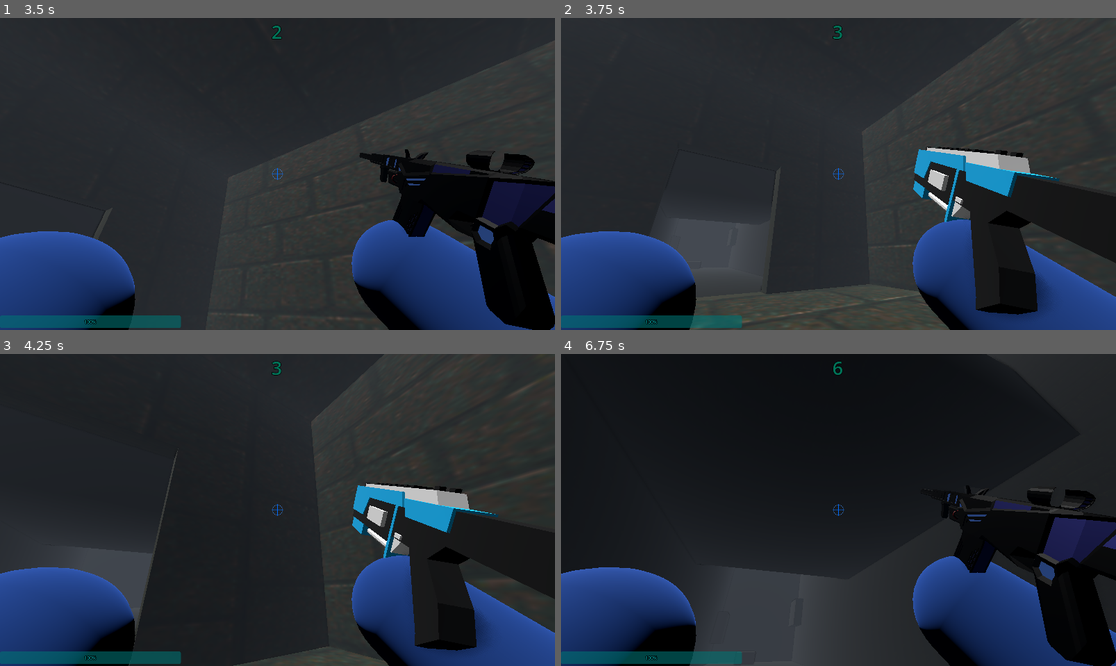
Above: before the commit, frames 1-4 (two rows, left to right).
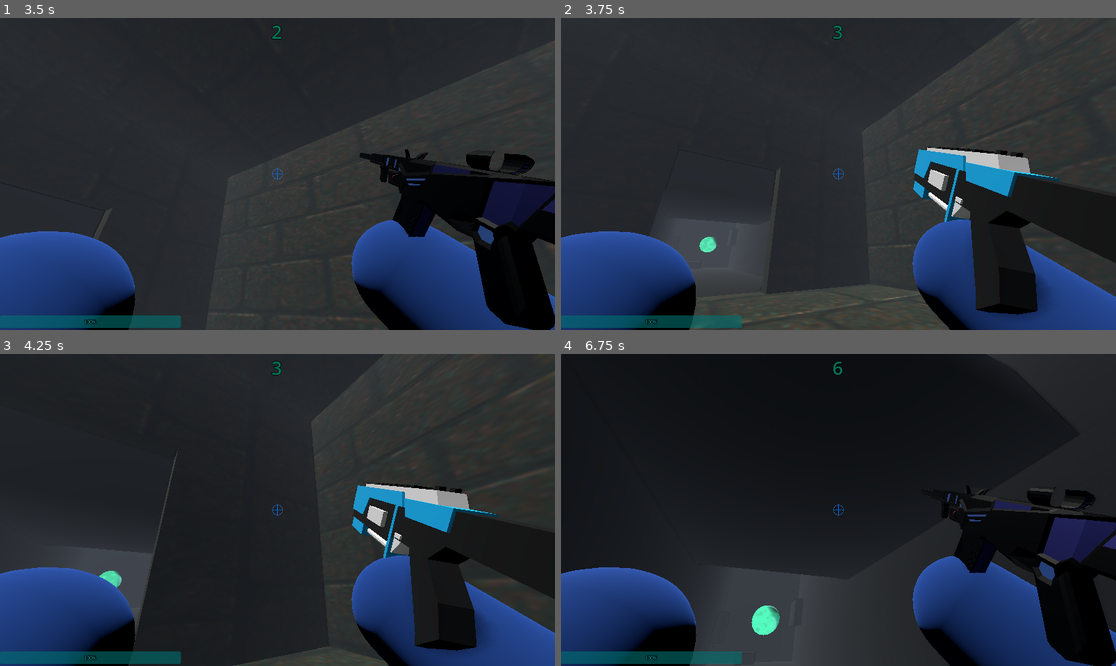
Above: after the commit, the same moments.

Repository: IDoTweaks/the-way-to-teal-just-kill-
Game: Godot game, scene res://Scenes/mainMenu.tscn
Same seed, same stepped clock (60 frames per second), same inputs: the game is played once before the commit and once after it.
Inputs (mouse positions are in pixels of both pictures, inside the frame that each line leads up to):
- Up to frame 1 (3.5 s): click "START" at 0.5 s; tap Enter at 1.25 s; move the mouse to (305, 174) at 1.27 s; hold W (forward) from 1.28 s (still down); tap Space (jump) at 1.35, 1.52, 1.82, 2.27, 2.3, 2.57, 3.05 s; move the mouse to (249, 174) at 2.02 s; tap Shift (dash) at 2.1 s; move the mouse to (288, 167) at 2.77 s; tap 1 (gun1) at 2.85 s
- Up to frame 2 (3.75 s): keep holding W (forward); move the mouse to (832, 180) at 3.52 s; tap 2 (gun2) at 3.6 s
- Up to frame 3 (4.25 s): keep holding W (forward); tap Space (jump) at 3.77, 3.8, 4.07 s
- Up to frame 4 (6.75 s): move the mouse to (877, 513) at 4.27 s; tap Mouse wheel up (scrollUp) at 4.35 s; tap Space (jump) at 4.52, 4.55, 4.82, 5.27, 5.3, 5.57, 6.05 s; move the mouse to (794, 506) at 5.02 s; click (794, 506) at 5.1 s; move the mouse to (844, 510) at 5.77 s; hold Ctrl (slide) 5.78-6.53 s; move the mouse to (816, 503) at 6.52 s; release W (forward) at 6.53 s; hold D (right) from 6.53 s (still down); tap Alt at 6.6 s

Frame 1 is identical in both runs. In frame 2, 0.1% of the frame differs, in the area x 24-29%, y 70-76%; in frame 3, 0.1%; in frame 4, 0.4%, in the area x 34-40%, y 80-91%.

Commit message:
adds a jump orb that lets the player "boost" u[

Diff:
--- /dev/null
+++ b/ObjectScenes/jumpOrb.tscn
@@ -0,0 +1,41 @@
+[gd_scene format=3 uid="uid://du4s8p1pljnlb"]
+
+[ext_resource type="Script" uid="uid://c3is8j5emg438" path="res://Scripts/jump_orb.gd" id="1_vhy25"]
+[ext_resource type="Shader" uid="uid://dvtrpkg23hsor" path="res://shaders/finishOrb.gdshader" id="2_ry63l"]
+
+[sub_resource type="ShaderMaterial" id="ShaderMaterial_d2j6h"]
+render_priority = 0
+shader = ExtResource("2_ry63l")
+shader_parameter/core_color = Color(0.03, 0.18, 0.13, 1)
+shader_parameter/mid_color = Color(0.11, 0.62, 0.46, 1)
+shader_parameter/rim_color = Color(0.3, 1, 0.75, 1)
+shader_parameter/wisp_color = Color(0.15, 0.65, 1, 1)
+shader_parameter/arrow_color = Color(0.7, 1, 1, 1)
+shader_parameter/swirl_speed = 0.6
+shader_parameter/rise_speed = 2.5
+shader_parameter/pulse_speed = 1.5
+shader_parameter/pulse_strength = 0.25
+shader_parameter/band_count = 5.0
+shader_parameter/chevron_count = 7.0
+shader_parameter/chevron_strength = 0.6
+shader_parameter/rim_power = 2.5
+shader_parameter/noise_scale = 6.0
+shader_parameter/distort_strength = 0.08
+
+[sub_resource type="SphereMesh" id="SphereMesh_oybyt"]
+material = SubResource("ShaderMaterial_d2j6h")
+
+[sub_resource type="SphereShape3D" id="SphereShape3D_dlgab"]
+
+[node name="JumpOrb" type="Node3D" unique_id=1930821478]
+script = ExtResource("1_vhy25")
+
+[node name="MeshInstance3D" type="MeshInstance3D" parent="." unique_id=2036454828]
+mesh = SubResource("SphereMesh_oybyt")
+
+[node name="jump area" type="Area3D" parent="." unique_id=2138442051]
+
+[node name="CollisionShape3D" type="CollisionShape3D" parent="jump area" unique_id=318815351]
+shape = SubResource("SphereShape3D_dlgab")
+
+[connection signal="body_entered" from="jump area" to="." method="_on_jump_area_body_entered"]
--- a/Scenes/level1.tscn
+++ b/Scenes/level1.tscn
@@ -9,6 +9,7 @@
 [ext_resource type="PackedScene" uid="uid://bo37d1e2o4rkn" path="res://ObjectScenes/finishOrb.tscn" id="4_2a60c"]
 [ext_resource type="PackedScene" uid="uid://d8bt3lb3ds60" path="res://ObjectScenes/navigationCalculation.tscn" id="4_lyd6k"]
 [ext_resource type="PackedScene" uid="uid://cna3205ggf26a" path="res://ObjectScenes/playerGhost.tscn" id="9_jgkgd"]
+[ext_resource type="PackedScene" uid="uid://du4s8p1pljnlb" path="res://ObjectScenes/jumpOrb.tscn" id="10_bs12r"]
 
 [sub_resource type="ConcavePolygonShape3D" id="ConcavePolygonShape3D_c5erv"]
 data = PackedVector3Array(-7.5, -0.5, -6.5, -7.5, 7.5, -6.5, -7.5, -0.5, 6.5, -7, 0, -5.5, -7, 0, 5.5, -7, 7, -5.5, -7. …(1698 unchanged characters)…
@@ -234,8 +235,13 @@
 
 [node name="FinishOrb" parent="." unique_id=1930821478 node_paths=PackedStringArray("player") instance=ExtResource("4_2a60c")]
 transform = Transform3D(1, 0, 0, 0, 1, 0, 0, 0, 1, 21.798532, 10.544792, -6.048655)
-toLevel = 2
 player = NodePath("../Player")
 
 [node name="Player2" parent="." unique_id=292085399 instance=ExtResource("9_jgkgd")]
 transform = Transform3D(1, 0, 0, 0, 1, 0, 0, 0, 1, 0, 2.26, 0)
+
+[node name="JumpOrb" parent="." unique_id=2076773349 instance=ExtResource("10_bs12r")]
+transform = Transform3D(1, 0, 0, 0, 1, 0, 0, 0, 1, 16.040392, 1.7405822, 0.41292906)
+
+[node name="JumpOrb2" parent="." unique_id=754474650 instance=ExtResource("10_bs12r")]
+transform = Transform3D(1, 0, 0, 0, 1, 0, 0, 0, 1, 16.775013, 6.0973196, 0.41292906)
--- /dev/null
+++ b/Scripts/jump_orb.gd
@@ -0,0 +1,22 @@
+extends Node3D
+
+@export var jumpForce: float = 14
+@export var cooldown: float = .4
+@export var keepHorizontal: bool = true
+var onCd := false
+
+func _on_jump_area_body_entered(body: Node3D) -> void:
+	if onCd:
+		return
+	if body.has_method("player"):
+		_launch(body)
+
+func _launch(body: Node3D) -> void:
+	onCd = true
+	if keepHorizontal:
+		body.velocity.y = jumpForce
+	else:
+		body.velocity = Vector3(0, jumpForce, 0)
+
+	await get_tree().create_timer(cooldown).timeout
+	onCd = false
--- a/shaders/finishOrb.gdshader
+++ b/shaders/finishOrb.gdshader
@@ -1,21 +1,24 @@
 shader_type spatial;
 render_mode blend_mix, depth_draw_always, cull_back, unshaded;
 
-uniform vec4 core_color : source_color = vec4(0.03, 0.18, 0.13, 1.0);
-uniform vec4 mid_color : source_color = vec4(0.11, 0.62, 0.46, 1.0);
-uniform vec4 rim_color : source_color = vec4(0.3, 1.0, 0.75, 1.0);
-uniform vec4 wisp_color : source_color = vec4(0.15, 0.65, 1.0, 1.0);
+uniform vec4 core_color : source_color = vec4(0.0, 0.15, 0.65, 1.0);    // saturated blue core
+uniform vec4 mid_color  : source_color = vec4(0.0, 0.40, 1.0, 1.0);     // pure bright blue body
+uniform vec4 rim_color  : source_color = vec4(0.4, 0.85, 1.0, 1.0);     // bright cyan rim
+uniform vec4 wisp_color : source_color = vec4(0.2, 0.95, 1.0, 1.0);     // electric cyan
+uniform vec4 arrow_color : source_color = vec4(0.7, 1.0, 1.0, 1.0);     // near-white cyan arrows
 
 uniform float swirl_speed : hint_range(0.0, 3.0) = 0.6;
-uniform float pulse_speed : hint_range(0.0, 5.0) = 1.5;
-uniform float pulse_strength : hint_range(0.0, 1.0) = 0.25;
-uniform float band_count : hint_range(2.0, 12.0) = 5.0;
+uniform float rise_speed : hint_range(0.0, 6.0) = 3.0;
+uniform float pulse_speed : hint_range(0.0, 5.0) = 2.2;
+uniform float pulse_strength : hint_range(0.0, 1.0) = 0.4;
+uniform float band_count : hint_range(2.0, 12.0) = 6.0;
+uniform float chevron_count : hint_range(2.0, 16.0) = 8.0;
+uniform float chevron_strength : hint_range(0.0, 1.0) = 1.0;
 uniform float rim_power : hint_range(0.5, 8.0) = 2.5;
 uniform float noise_scale : hint_range(1.0, 20.0) = 6.0;
 uniform float distort_strength : hint_range(0.0, 0.5) = 0.08;
 
 varying vec3 world_normal;
-varying vec3 view_dir;
 varying vec3 local_pos;
 
 float hash(vec3 p) {
@@ -23,7 +26,6 @@
 	p += dot(p, p.yzx + 19.19);
 	return fract((p.x + p.y) * p.z);
 }
-
 float noise(vec3 p) {
 	vec3 i = floor(p);
 	vec3 f = fract(p);
@@ -48,40 +50,47 @@
 void vertex() {
 	local_pos = VERTEX;
 	world_normal = NORMAL;
-	float pulse = 1.0 + sin(TIME * pulse_speed) * pulse_strength * 0.06;
+	float pulse = 1.0 + sin(TIME * pulse_speed) * pulse_strength * 0.08;
 	VERTEX *= pulse;
 }
 
 void fragment() {
 	vec3 n = normalize(world_normal);
 	vec3 v = normalize(VIEW);
-	view_dir = v;
 
 	float t = TIME * swirl_speed;
+	float rise = TIME * rise_speed;
+
 	vec3 swirl_pos = local_pos * noise_scale;
-	swirl_pos.xy += vec2(cos(t * 0.7), sin(t * 0.5)) * 1.5;
-	swirl_pos.yz += vec2(sin(t * 0.4), cos(t * 0.9)) * 1.2;
-
+	swirl_pos.xz += vec2(cos(t * 0.7), sin(t * 0.5)) * 1.5;
+	swirl_pos.y  -= rise;
 	float n1 = noise(swirl_pos);
-	float n2 = noise(swirl_pos * 1.8 + vec3(t * 0.3, -t * 0.2, t * 0.6));
+	float n2 = noise(swirl_pos * 1.8 + vec3(t * 0.3, -rise, t * 0.6));
 	float combined_noise = mix(n1, n2, 0.5);
 
-	float bands = sin((local_pos.y + combined_noise * distort_strength * 8.0) * band_count + t * 1.3);
+	float bands = sin((local_pos.y * band_count) - rise + combined_noise * distort_strength * 8.0);
 	bands = bands * 0.5 + 0.5;
+
+	// --- bold upward chevrons, sharper + brighter ---
+	float chev_wave = sin((local_pos.y - abs(local_pos.x) * 1.2) * chevron_count - rise * 1.5);
+	float chev = smoothstep(0.55, 0.8, chev_wave * 0.5 + 0.5) * chevron_strength;
 
 	float core_mix = smoothstep(0.2, 0.55, bands) * smoothstep(0.0, 0.4, combined_noise + 0.3);
 	vec4 base = mix(core_color, mid_color, core_mix);
 
 	float wisp_mask = smoothstep(0.55, 0.95, combined_noise) * smoothstep(0.3, 0.7, bands);
-	base = mix(base, wisp_color, wisp_mask * 0.6);
+	base = mix(base, wisp_color, wisp_mask * 0.7);
+
+	// arrows painted hard on top in near-white cyan
+	base = mix(base, arrow_color, chev);
 
 	float fresnel = pow(1.0 - clamp(dot(n, v), 0.0, 1.0), rim_power);
 	vec4 col = mix(base, rim_color, fresnel);
 
-	float flicker = 0.9 + 0.1 * sin(TIME * pulse_speed * 2.3 + combined_noise * 6.0);
+	float flicker = 0.92 + 0.08 * sin(TIME * pulse_speed * 2.3 + combined_noise * 6.0);
 	col.rgb *= flicker;
 
 	ALBEDO = col.rgb;
-	EMISSION = col.rgb * (0.6 + fresnel * 1.8 + wisp_mask * 0.8);
-	ALPHA = clamp(0.75 + fresnel * 0.25, 0.0, 1.0);
+	EMISSION = col.rgb * (0.9 + fresnel * 1.5 + wisp_mask * 0.8 + chev * 2.5);
+	ALPHA = clamp(0.95 + fresnel * 0.05, 0.0, 1.0);
 }
Not shown, added: Scripts/jump_orb.gd.uid
